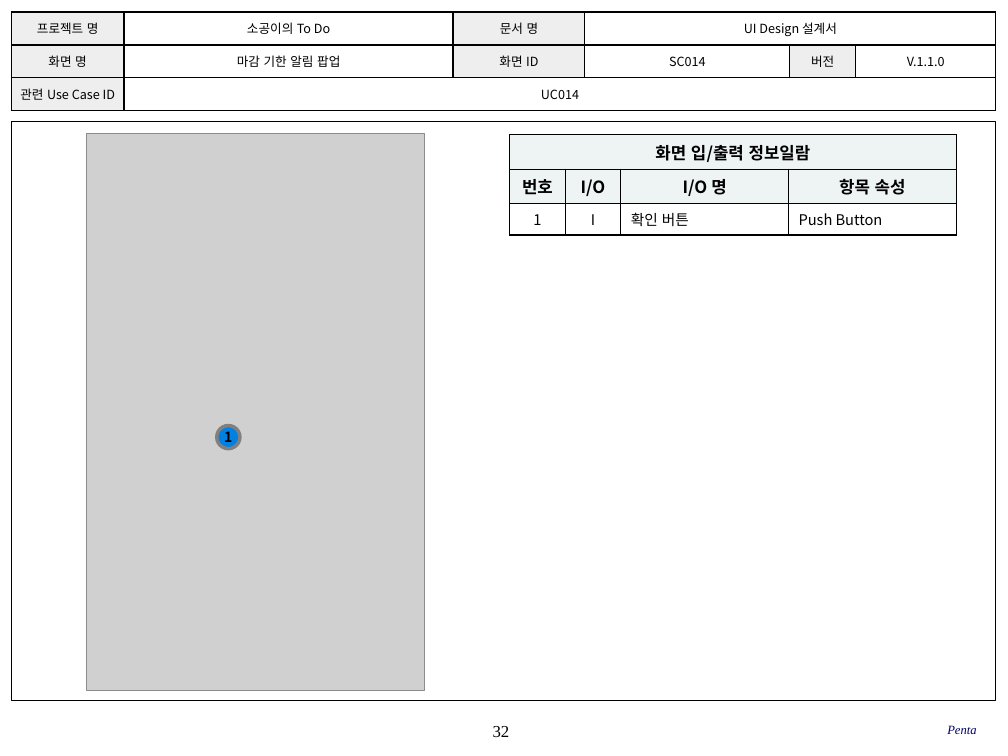
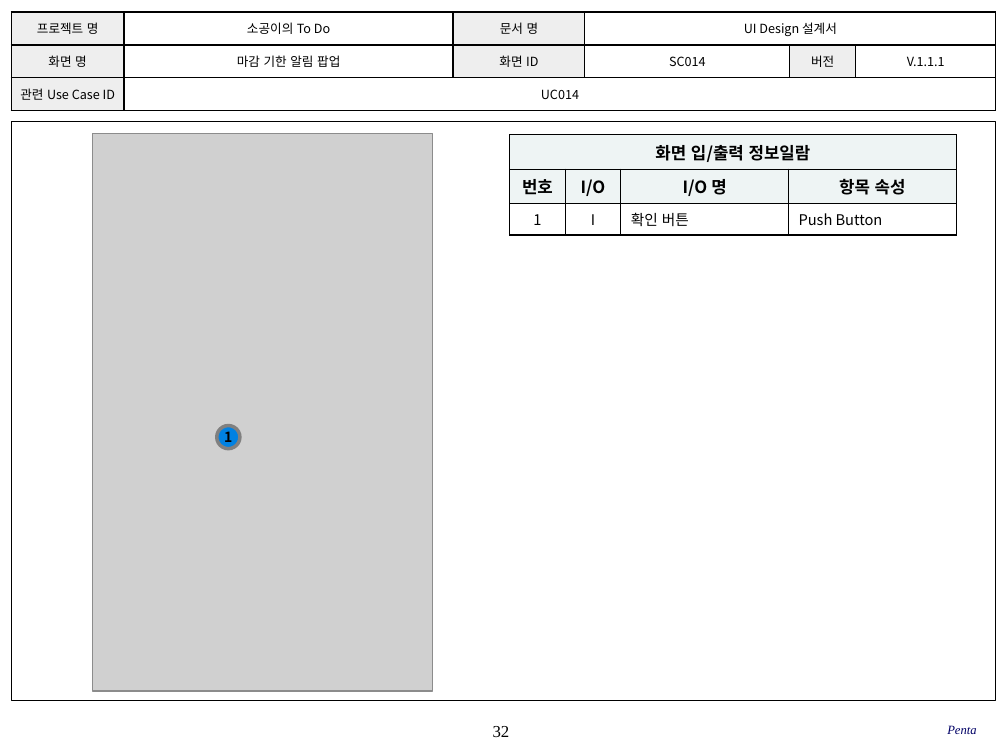
Before and after one commit to SE-admin/SE2017_5_mixharmony, a slide deck: slide 32 of doc/3_ 설계서/UI Design_05_penta.pptx. Drawn at 1008x756 pixels with LibreOffice and Linux fonts; fonts in the diff are those of the drawing; grey boxes stand for pictures; background and template pictures are left out. Boxes give left, top, right and bottom in pixels: in the first picture for what was removed or moved away, otherwise in the second. Text is boxed around its words. In the diff, an @@ line names an element or a change of style, - is before the commit and + after.

```diff
--- a/doc/3_ 설계서/UI Design_05_penta.pptx
+++ b/doc/3_ 설계서/UI Design_05_penta.pptx
@@ table at (x1=11, y1=12, x2=995, y2=111) @@
-row 2, column 6: V.1.1.0
+row 2, column 6: V.1.1.1
@@ picture moved from (x1=86, y1=133, x2=424, y2=689) to (x1=93, y1=133, x2=432, y2=690) @@
```
Also in this commit, not shown: 34 other slides changed.
